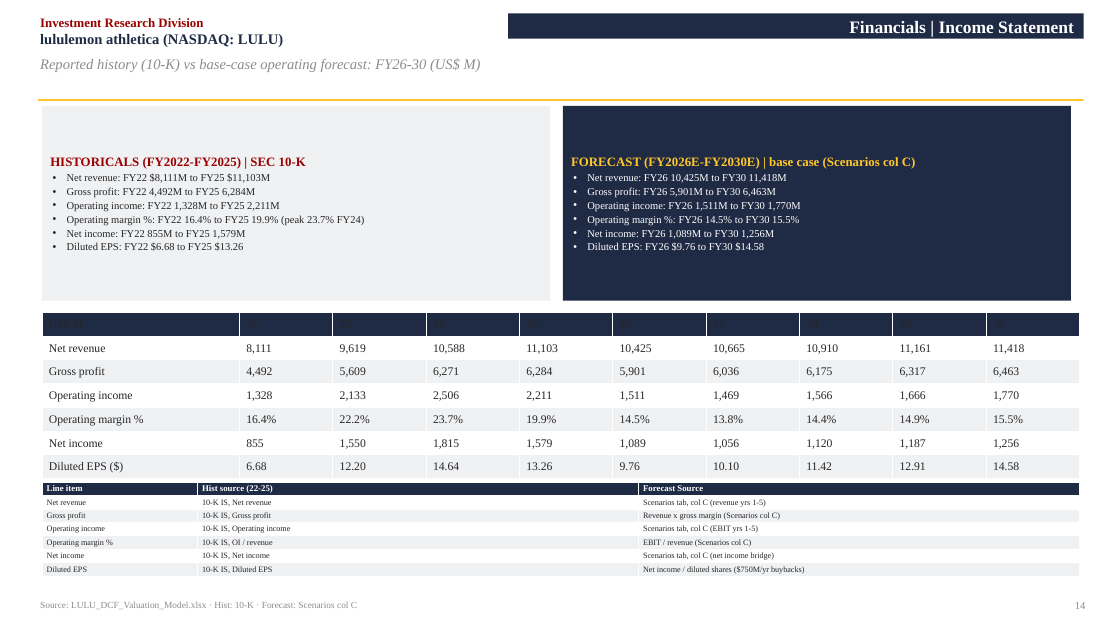
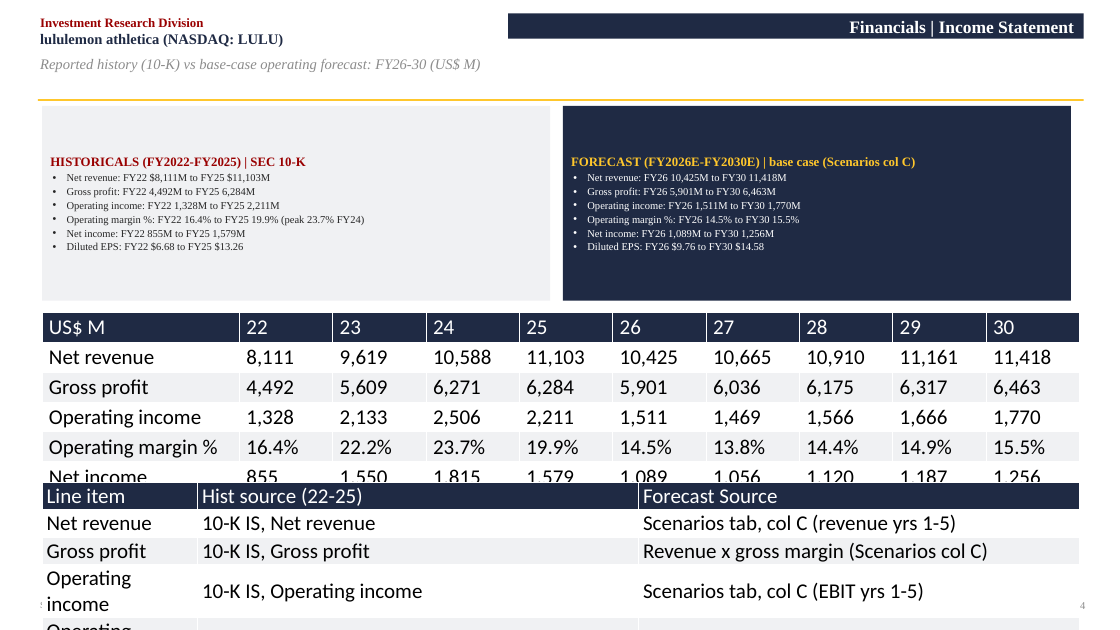
Before and after one commit to vengeanceaiUSC/RM, a slide deck: slide 14 of LULU/LULU_Investment_Pitch_Deck.pptx. Drawn at 1120x630 pixels with LibreOffice and Linux fonts; fonts in the diff are those of the drawing. Boxes give left, top, right and bottom in pixels: in the first picture for what was removed or moved away, otherwise in the second. Text is boxed around its words. In the diff, an @@ line names an element or a change of style, - is before the commit and + after.

```diff
--- a/LULU/LULU_Investment_Pitch_Deck.pptx
+++ b/LULU/LULU_Investment_Pitch_Deck.pptx
@@ table at [42,313,1079,524] @@
@@ size 10 to 18 pt, font Times New Roman to Calibri, text colour #262626 to #000000 @@
@@ text colour #262626 to #FFFFFF in "US$ M", "22", "23", "24" and 6 more places @@
@@ table at [42,482,1080,615] @@
@@ size 7.5 to 18 pt, bold off in "Line item", "Hist source (22-25)", "Forecast Source" @@
@@ font Times New Roman to Calibri, size 7 to 18 pt, text colour #262626 to #000000 @@
```
Also in this commit, not shown: 8 other slides changed, 4 other files.
